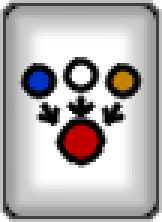
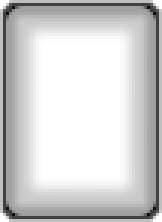
Before/after of a 162x222 layered artwork. What changed in the layer stack:
hid group "monopoly" (3 layers) over [18, 57, 144, 168]
